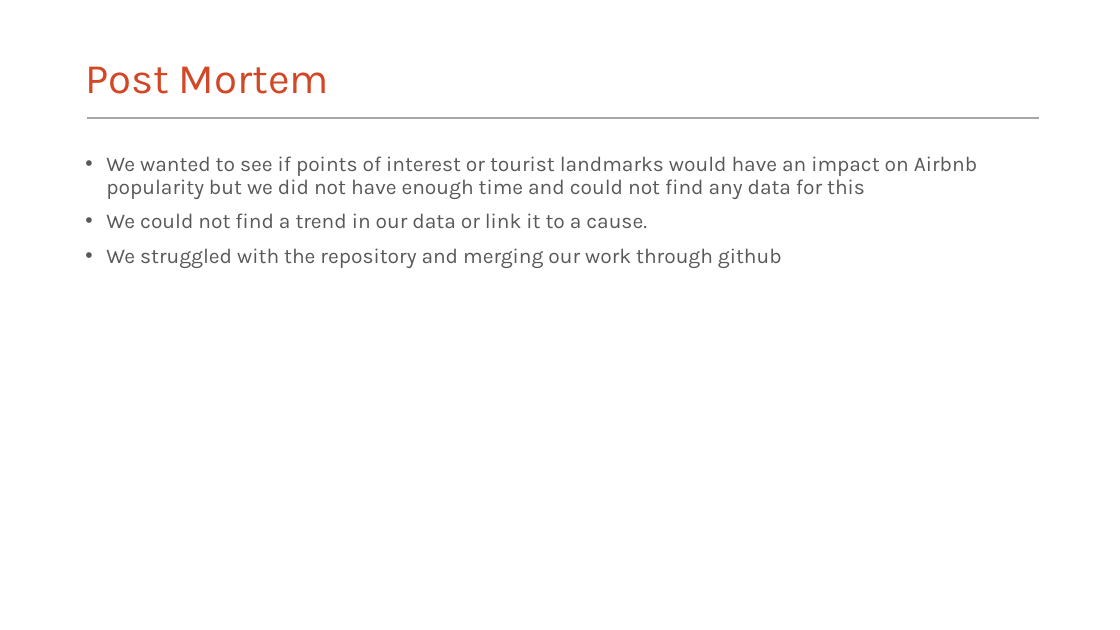
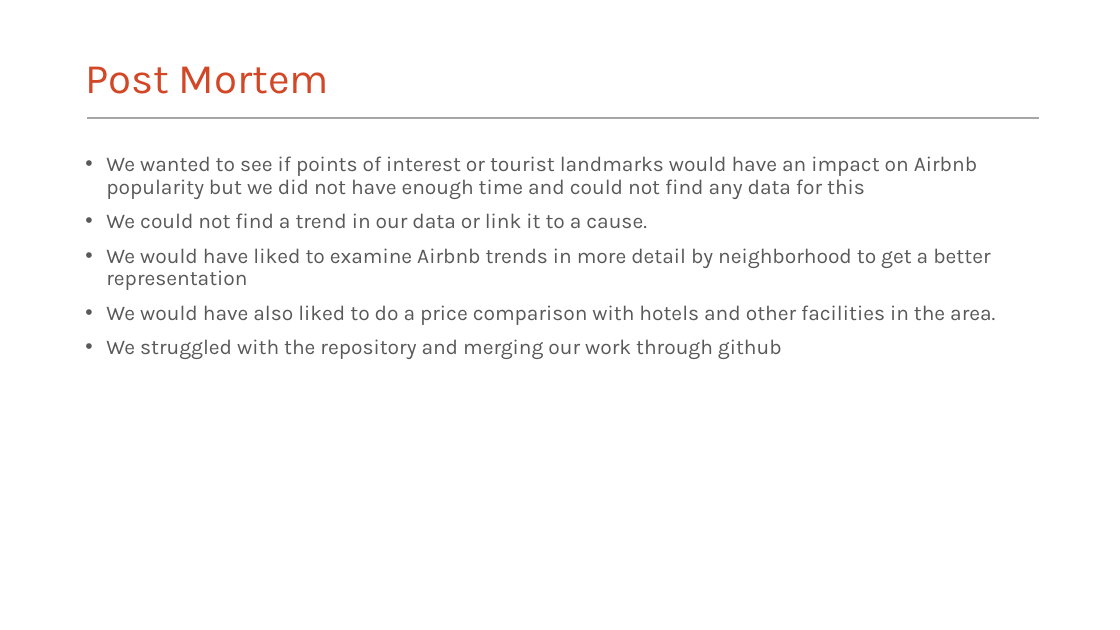
Before and after one commit to hayden4davey/Project1-Group2, a slide deck: slide 17 of Airbnb PPT.pptx. Drawn at 1120x630 pixels with LibreOffice and Linux fonts; fonts in the diff are those of the drawing. Boxes give left, top, right and bottom in pixels: in the first picture for what was removed or moved away, otherwise in the second. Text is boxed around its words. In the diff, an @@ line names an element or a change of style, - is before the commit and + after.

```diff
--- a/Airbnb PPT.pptx
+++ b/Airbnb PPT.pptx
@@ text at [106,248,995,325]: paragraphs added @@
+• We would have liked to examine Airbnb trends in more detail by neighborhood to get a better representation
+• We would have also liked to do a price comparison with hotels and other facilities in the area.
```
Also in this commit, not shown: 2 other slides changed.
